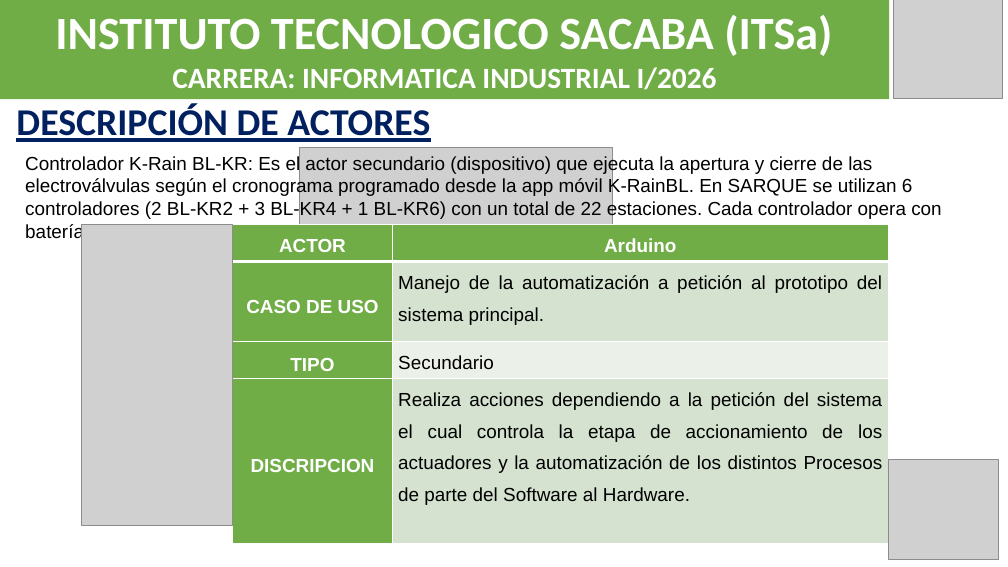
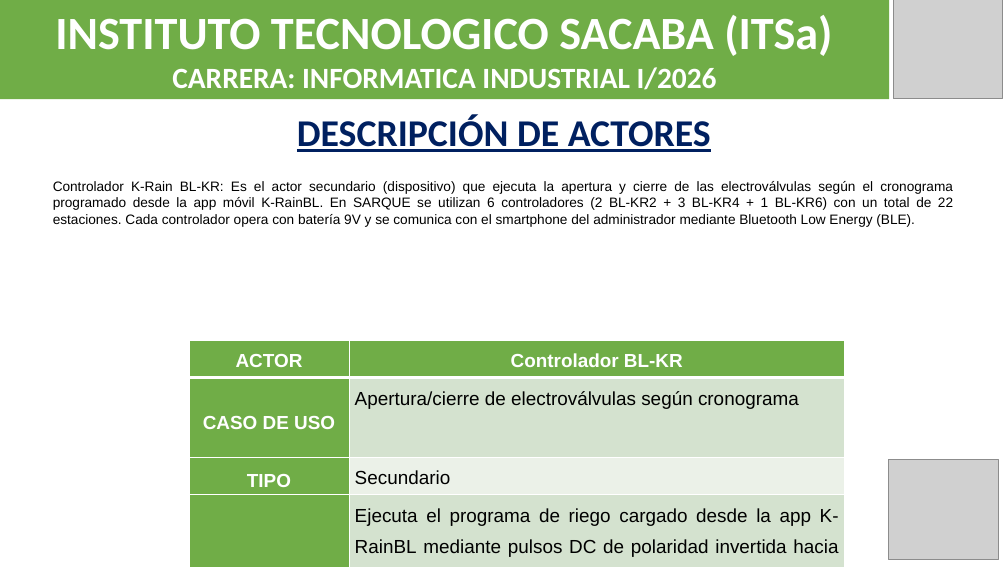
Before and after one commit to Jose12300552/quinta-verde-flow, a slide deck: slide 10 of PRESENTACION_SARQUE.pptx. Drawn at 1008x567 pixels with LibreOffice and Linux fonts; fonts in the diff are those of the drawing; grey boxes stand for pictures. Boxes give left, top, right and bottom in pixels: in the first picture for what was removed or moved away, otherwise in the second. Text is boxed around its words. In the diff, an @@ line names an element or a change of style, - is before the commit and + after.

```diff
--- a/PRESENTACION_SARQUE.pptx
+++ b/PRESENTACION_SARQUE.pptx
@@ text "DESCRIPCIÓN DE ACTORES": place and size @@
-text "DESCRIPCIÓN DE ACTORES" at box(16, 104, 430, 142)
+text "DESCRIPCIÓN DE ACTORES" at box(297, 115, 711, 152)
@@ text "DESCRIPCIÓN DE ACTORES" at box(297, 115, 711, 152): alignment left to centre @@
@@ picture removed at box(300, 148, 613, 479) @@
@@ text "Controlador K-Rain BL-KR: Es el ...": place and size @@
-text "Controlador K-Rain BL-KR: Es el ..." at box(25, 155, 941, 242)
+text "Controlador K-Rain BL-KR: Es el ..." at box(53, 181, 953, 227)
@@ text "Controlador K-Rain BL-KR: Es el ..." at box(53, 181, 953, 227): size 18 to 13 pt; alignment left to justified @@
@@ picture removed at box(81, 225, 232, 526) @@
@@ table at box(189, 340, 845, 561) @@
-row 1, column 2: Arduino
+row 1, column 2: Controlador BL-KR
-row 2, column 2: Manejo de la automatización a petición al prototipo del sistema principal.
+row 2, column 2: Apertura/cierre de electroválvulas según cronograma
-row 4, column 2: Realiza acciones dependiendo a la petición del sistema el cual controla la etapa de accionamiento de los actuadores y la automatización de los distintos Procesos de parte del Software al Hardware.
+row 4, column 2: Ejecuta el programa de riego cargado desde la app K-RainBL mediante pulsos DC de polaridad invertida hacia los solenoides latching de las electroválvulas. Opera con batería 9V durante ~1 año. Comunicación BLE con smartphone del administrador.
@@ table: place and size @@
-table at box(233, 225, 889, 544)
+table at box(189, 340, 845, 561)
```
Also in this commit, not shown: 21 other slides changed, 2 other files.
